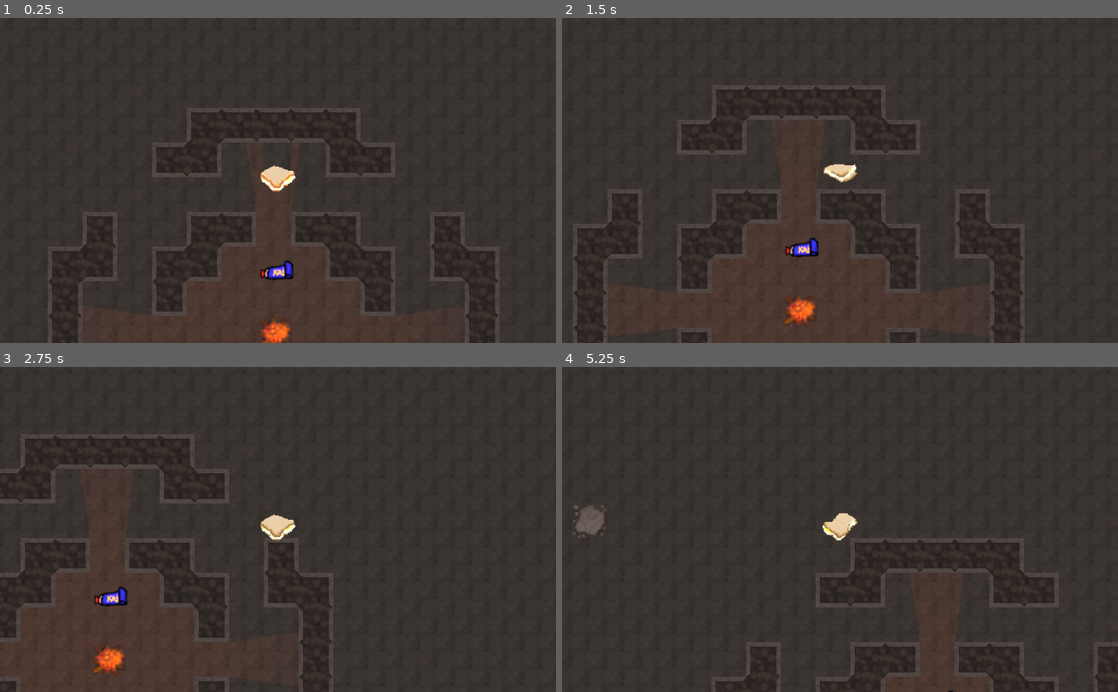
Above: before the commit, frames 1-4 (two rows, left to right).
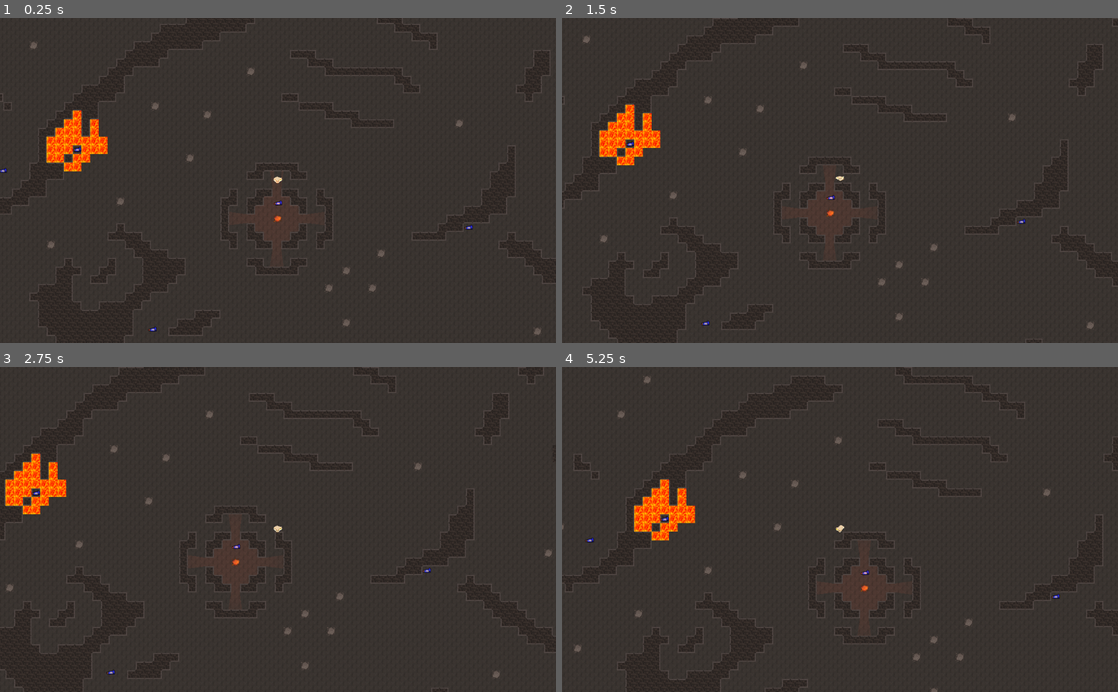
Above: after the commit, the same moments.

Repository: NomisIV/game21
Game: Godot game, scene res://main.tscn
The game is run twice, just before and just after one commit, with the same random seed, the same clock (stepped at 60 frames per second) and the same inputs. The engine's default icon, where the game draws it, is replaced by a stand-in: a white triangle on a blue panel in a dark square.
Inputs:
- Up to frame 1 (0.25 s): no input
- Up to frame 2 (1.5 s): tap Enter at 0.5 s; hold D (move_right) 0.53-1.28 s; tap Shift (dodge) at 0.6, 1.35 s; hold S (move_down) from 1.28 s (still down)
- Up to frame 3 (2.75 s): release S (move_down) at 2.03 s; hold D (move_right) from 2.03 s (still down); tap Shift (dodge) at 2.1 s
- Up to frame 4 (5.25 s): release D (move_right) at 2.78 s; hold W (move_up) 2.78-3.53 s; tap Shift (dodge) every 0.75 s from 2.85 to 5.1 s; hold A (move_left) 3.53-5.03 s; hold S (move_down) from 5.03 s (still down)

The runs differ from the first frame. In frame 1, 6.5% of the frame differs, in the area x 0-100%, y 0-100%; in frame 2, 7.8%; in frame 3, 7.5%; in frame 4, 4.3%.

Commit message:
fixed tilemap flickering

Diff:
--- a/aggmackan/Player.tscn
+++ b/aggmackan/Player.tscn
@@ -46,7 +46,7 @@
 
 [node name="Camera2D" type="Camera2D" parent="."]
 current = true
-zoom = Vector2( 0.5, 0.5 )
+zoom = Vector2( 2, 2 )
 
 [node name="Timer" type="Timer" parent="."]
 one_shot = true
--- a/aggmackan/project.godot
+++ b/aggmackan/project.godot
@@ -18,27 +18,27 @@
 
 move_up={
 "deadzone": 0.5,
-"events": [ Object(InputEventKey,"resource_local_to_scene":false,"resource_name":"","device":0,"alt":false,"shift":false,"control":false,"meta":false,"command":false,"pressed":false,"scancode":87,"physical_scancode":0,"unicode":0,"echo":false,"script":null)
+"events": [ Object(InputEventKey,"resource_local_to_scene":false,"resource_name":"","device":0,"alt":false,"shift":false,"control":false,"meta":false,"command":false,"pressed":false,"scancode":87,"unicode":0,"echo":false,"script":null)
  ]
 }
 move_down={
 "deadzone": 0.5,
-"events": [ Object(InputEventKey,"resource_local_to_scene":false,"resource_name":"","device":0,"alt":false,"shift":false,"control":false,"meta":false,"command":false,"pressed":false,"scancode":83,"physical_scancode":0,"unicode":0,"echo":false,"script":null)
+"events": [ Object(InputEventKey,"resource_local_to_scene":false,"resource_name":"","device":0,"alt":false,"shift":false,"control":false,"meta":false,"command":false,"pressed":false,"scancode":83,"unicode":0,"echo":false,"script":null)
  ]
 }
 move_left={
 "deadzone": 0.5,
-"events": [ Object(InputEventKey,"resource_local_to_scene":false,"resource_name":"","device":0,"alt":false,"shift":false,"control":false,"meta":false,"command":false,"pressed":false,"scancode":65,"physical_scancode":0,"unicode":0,"echo":false,"script":null)
+"events": [ Object(InputEventKey,"resource_local_to_scene":false,"resource_name":"","device":0,"alt":false,"shift":false,"control":false,"meta":false,"command":false,"pressed":false,"scancode":65,"unicode":0,"echo":false,"script":null)
  ]
 }
 move_right={
 "deadzone": 0.5,
-"events": [ Object(InputEventKey,"resource_local_to_scene":false,"resource_name":"","device":0,"alt":false,"shift":false,"control":false,"meta":false,"command":false,"pressed":false,"scancode":68,"physical_scancode":0,"unicode":0,"echo":false,"script":null)
+"events": [ Object(InputEventKey,"resource_local_to_scene":false,"resource_name":"","device":0,"alt":false,"shift":false,"control":false,"meta":false,"command":false,"pressed":false,"scancode":68,"unicode":0,"echo":false,"script":null)
  ]
 }
 dodge={
 "deadzone": 0.5,
-"events": [ Object(InputEventKey,"resource_local_to_scene":false,"resource_name":"","device":0,"alt":false,"shift":false,"control":false,"meta":false,"command":false,"pressed":false,"scancode":16777237,"physical_scancode":0,"unicode":0,"echo":false,"script":null)
+"events": [ Object(InputEventKey,"resource_local_to_scene":false,"resource_name":"","device":0,"alt":false,"shift":false,"control":false,"meta":false,"command":false,"pressed":false,"scancode":16777237,"unicode":0,"echo":false,"script":null)
  ]
 }
 
@@ -48,4 +48,5 @@
 
 [rendering]
 
+2d/snapping/use_gpu_pixel_snap=true
 environment/default_environment="res://default_env.tres"
